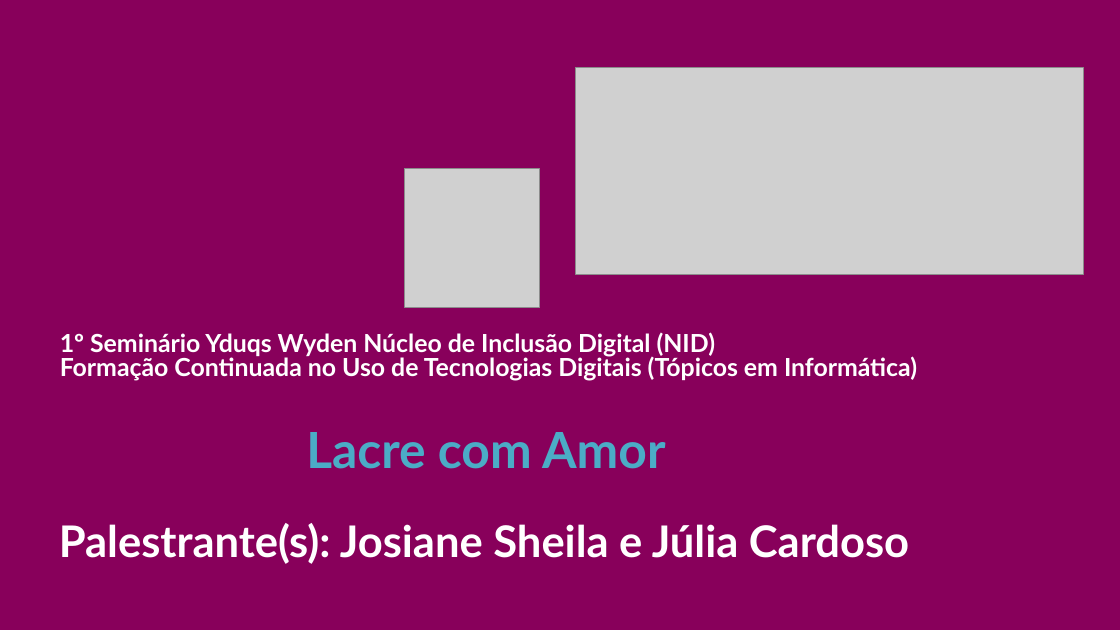
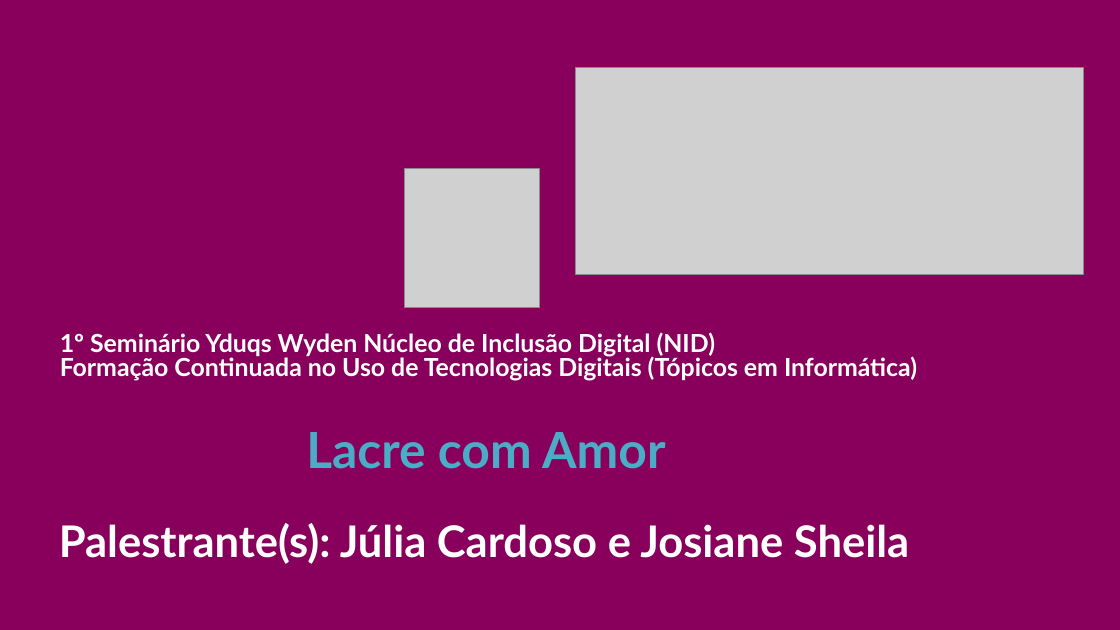
Before and after one commit to CloudEducationBrazil/nidyduqswyden, a slide deck: slide 1 of 09 seminário NID/PPT Seminário NID Yduqs Wyden UniRuy 2023_2 - Julia Cardoso.pptx. Drawn at 1120x630 pixels with LibreOffice and Linux fonts; fonts in the diff are those of the drawing; grey boxes stand for pictures; background and template pictures are left out. Boxes give left, top, right and bottom in pixels: in the first picture for what was removed or moved away, otherwise in the second. Text is boxed around its words. In the diff, an @@ line names an element or a change of style, - is before the commit and + after.

```diff
--- a/09 seminário NID/PPT Seminário NID Yduqs Wyden UniRuy 2023_2 - Julia Cardoso.pptx
+++ b/09 seminário NID/PPT Seminário NID Yduqs Wyden UniRuy 2023_2 - Julia Cardoso.pptx
@@ text at (59,523,909,564): text changed @@
-Palestrante(s): Josiane Sheila e Júlia Cardoso
+Palestrante(s): Júlia Cardoso e Josiane Sheila
```
Also in this commit, not shown: 2 other files.
